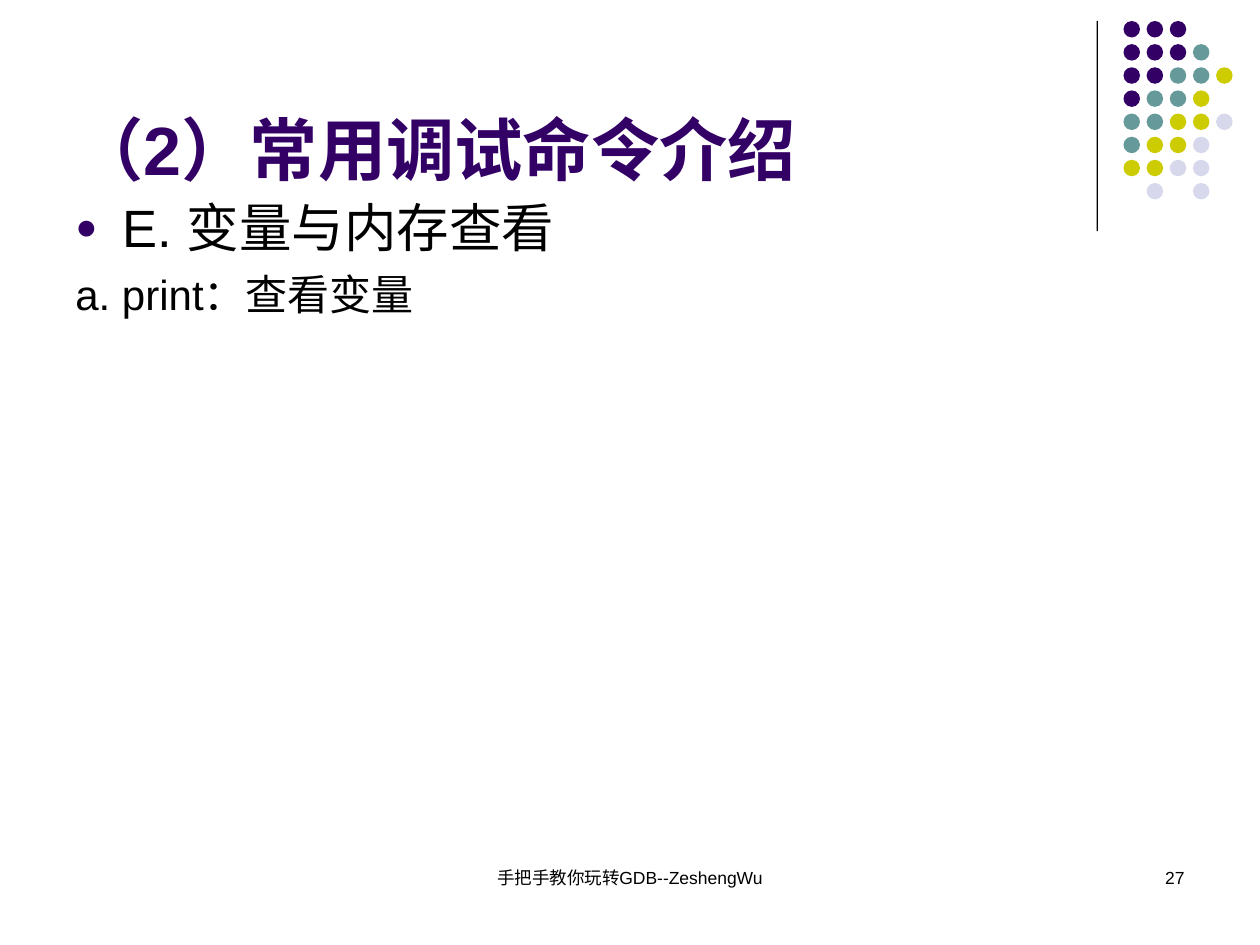
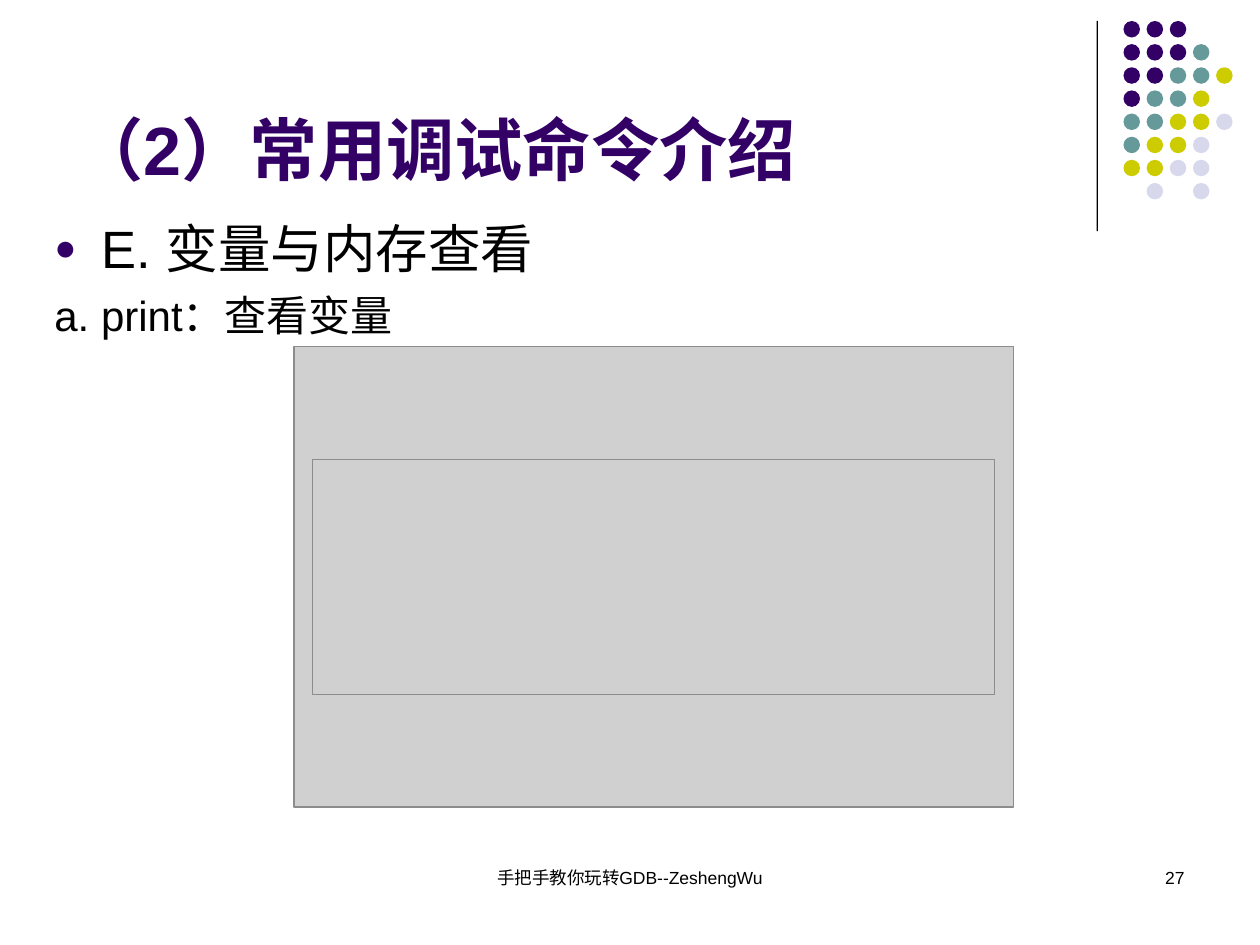
Before and after one commit to KublaikhanGeek/reactor, a slide deck: slide 27 of docs/手把手教你玩转GDB/手把手教你玩转GDB.ppt. Drawn at 1260x945 pixels with LibreOffice and Linux fonts; fonts in the diff are those of the drawing; grey boxes stand for pictures. Boxes give left, top, right and bottom in pixels: in the first picture for what was removed or moved away, otherwise in the second. Text is boxed around its words. In the diff, an @@ line names an element or a change of style, - is before the commit and + after.

```diff
--- a/docs/手把手教你玩转GDB/手把手教你玩转GDB.ppt
+++ b/docs/手把手教你玩转GDB/手把手教你玩转GDB.ppt
@@ text "E. 变量与内存查看": place and size @@
-text "E. 变量与内存查看" at <box>75,202,554,319</box>
+text "E. 变量与内存查看" at <box>54,223,533,340</box>
@@ picture added at <box>294,346,1013,808</box> @@
@@ picture added at <box>312,460,994,694</box> @@
```
Also in this commit, not shown: 21 other slides changed, 1 slide added, 1 slide removed, 1 other file.
